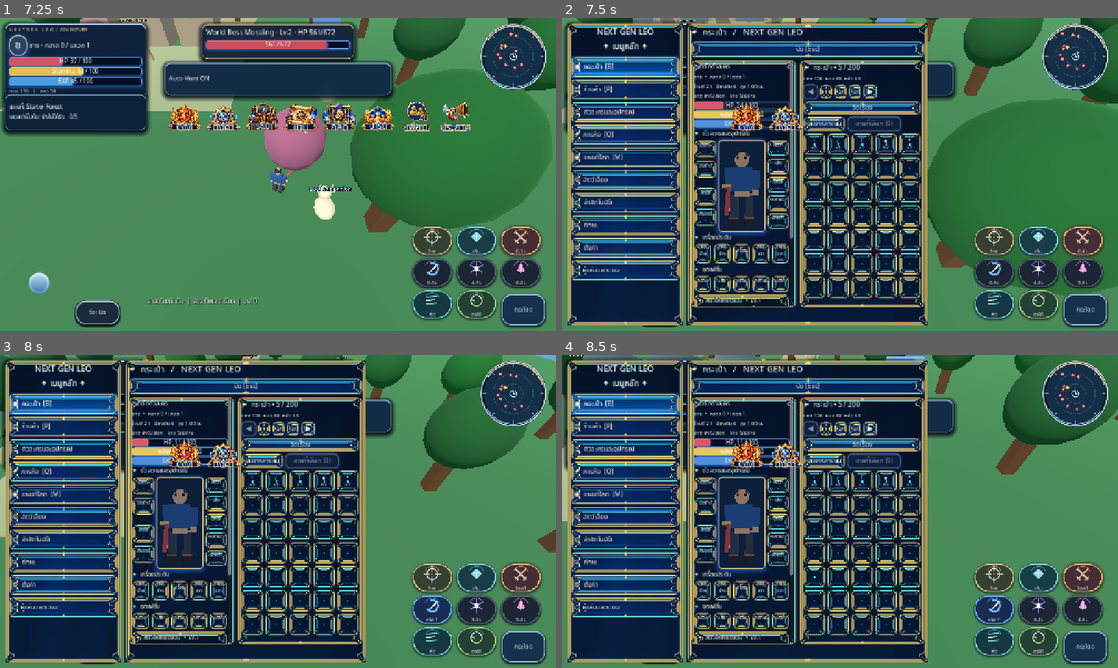
Above: before the commit, frames 1-4 (two rows, left to right).
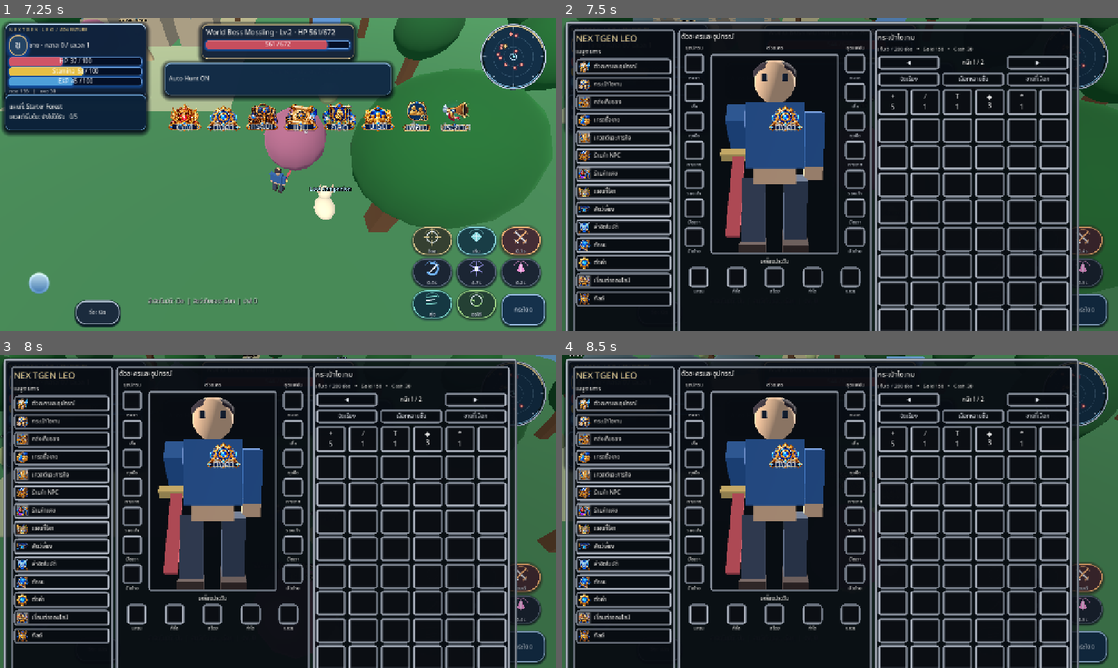
Above: after the commit, the same moments.

Repository: redfullmoon209-debug/NexTgenLeo
Game: Godot game, scene res://scenes/main.tscn
Same seed, same stepped clock (60 frames per second), same inputs: the game is played once before the commit and once after it.
Inputs (mouse positions are in pixels of both pictures, inside the frame that each line leads up to):
- Up to frame 1 (7.25 s): click "กระโดด" at 0.5 s; tap Enter at 1.25 s; move the mouse to (400, 158) at 1.27 s; hold D 1.28-2 s; tap Tab at 1.35 s; click (400, 158) at 1.42 s; tap Space at 1.52, 4.52 s; drag from (166, 190) to (250, 237) at 2.02 s; move the mouse to (333, 105) at 2.77 s; hold D 2.78-3.5 s; tap 1 at 2.85 s; drag from (250, 237) to (111, 127) at 3.52 s; move the mouse to (444, 221) at 4.27 s; hold A 4.28-5 s; tap 3 at 4.35 s; drag from (111, 127) to (194, 96) at 5.02 s; move the mouse to (305, 174) at 5.77 s; hold S 5.78-6.5 s; tap H at 5.85 s; click (305, 174) at 5.92 s; drag from (194, 96) to (166, 190) at 6.52 s
- Up to frame 2 (7.5 s): move the mouse to (962, 158) at 7.27 s; hold W from 7.28 s (still down); tap B at 7.35 s
- Up to frame 3 (8 s): keep holding W; tap Space at 7.52 s
- Up to frame 4 (8.5 s): release W at 8 s; drag from (728, 527) to (812, 574) at 8.02 s

Frame 1 is identical in both runs. In frame 2, 90% of the frame differs, in the area x 0-100%, y 0-100%; in frame 3, 90%; in frame 4, 91%.
Error before the commit: Parse Error: Expected closing "}" after dictionary elements. (res://scripts/silver_inventory_workspace.gd:479)

Commit message:
Restore complete Skills extension dispatch without breaking menu title dictionary

Diff:
--- a/scripts/silver_inventory_workspace.gd
+++ b/scripts/silver_inventory_workspace.gd
@@ -475,6 +475,41 @@
 	var menu_title: String = {
 		"Shop":"ร้านค้า NPC", "Cash":"ร้านค้าแคช", "Quest":"เควสต์และภารกิจ",
 		"World":"แผนที่โลก", "Pet":"สัตว์เลี้ยง", "Auto":"ล่าอัตโนมัติ",
+		"Skills":"ทักษะ", "Settings":"ตั้งค่า", "Connect":"เชื่อมต่อออนไลน์",
+		"Storage":"คลังเก็บของ", "Trade":"เทรดซื้อขาย", "Guild":"กิลด์"
+	}.get(mode, mode)
+	extension_content.add_child(_label(menu_title, 18))
+	_button("ปิดกรอบเสริม", func(): _set_extension(""), extension_content, 33)
+	match mode:
+		"Shop", "Cash":
+			_extension_shop(mode == "Cash")
+		"Quest":
+			_extension_quest()
+		"World":
+			for i in range(GameState.balance.maps.size()):
+				var map_index: int = i
+				var map_name: String = str(GameState.balance.maps[i].get("name", "Map"))
+				_button("ไปยัง " + map_name, func(): game.call("_warp", map_index), extension_content, 36)
+		"Pet":
+			extension_content.add_child(_label("สัตว์เลี้ยง Lv.%d · EXP %d\nวิวัฒนาการ %d / 5" % [GameState.pet_level, GameState.pet_exp, GameState.pet_stage], 13))
+			_button("เรียกสัตว์เลี้ยง" if not GameState.pet_enabled else "เก็บสัตว์เลี้ยง", func():
+				GameState.pet_enabled = not GameState.pet_enabled
+				game.call("_save")
+				call_deferred("_set_extension", "Pet")
+			, extension_content, 40)
+		"Auto":
+			extension_content.add_child(_label("เลือกสกิลที่ใช้ระหว่างล่าอัตโนมัติ", 12))
+			for i in range(3):
+				var slot_index: int = i
+				var check := CheckButton.new()
+				check.text = str(GameState.skill_definition(i + 1).get("name", "Skill"))
+				check.button_pressed = bool(game.hunt_skills[i])
+				check.toggled.connect(func(on: bool): game.call("_select_hunt_skill", slot_index, on))
+				extension_content.add_child(check)
+			for radius in [12.0, 20.0, 36.0]:
+				var hunting_radius: float = float(radius)
+				_button("ระยะล่า %d เมตร" % int(radius), func(): game.call("_select_hunt_radius", hunting_radius), extension_content, 34)
+			_button("เปิด / ปิดล่าอัตโนมัติ", func(): game.call("_action", 7); close_workspace(), extension_content, 41)
 		"Skills":
 			_extension_skills()
 		"Settings":
